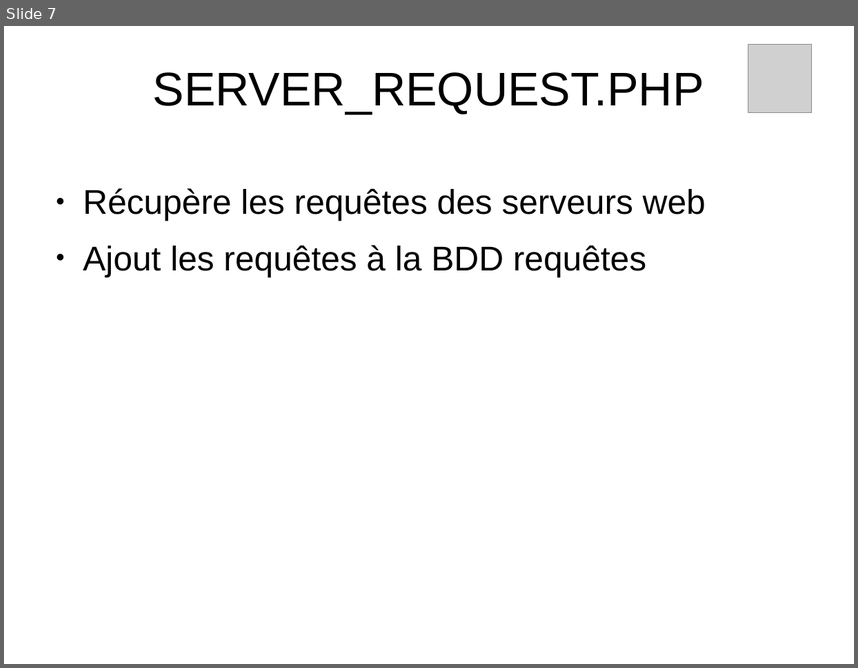
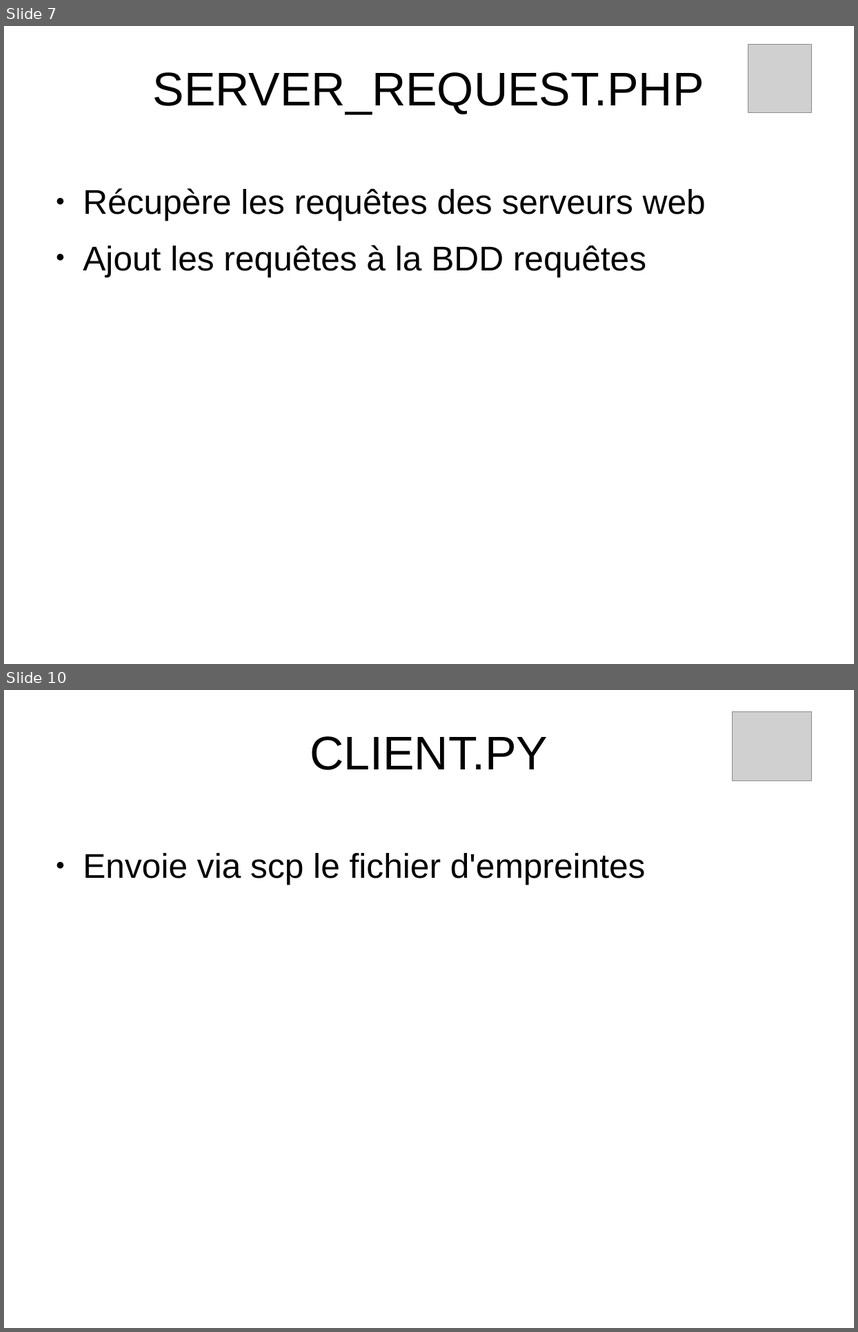
Before and after one commit to maximecohen2/secu_b3_TP-lab2, a slide deck: doc/Infrastructure.odp. Shown one above the other, each under a label of ours: slide 7 before the commit, slides 7 and 10 after it; the slides between them are not shown. The pictures are 858x668 and 858x1332 pixels, drawn with LibreOffice and Linux fonts; fonts in the diff are those of the drawing; grey boxes stand for pictures; background and template pictures are left out. Boxes give left, top, right and bottom in pixels: in the first picture for what was removed or moved away, otherwise in the second. Text is boxed around its words. In the diff, an @@ line names an element or a change of style, - is before the commit and + after.

```diff
--- a/doc/Infrastructure.odp
+++ b/doc/Infrastructure.odp
@@ slide 10 added at bbox=[4, 690, 854, 1328], background picture (left out) @@
@@ picture added at bbox=[733, 711, 812, 781] @@
@@ title added at bbox=[310, 736, 548, 770], 44 pt, text #000000 @@
+CLIENT.PY
@@ text added at bbox=[83, 853, 646, 885], 32 pt, text #000000 @@
+● Envoie via scp le fichier d'empreintes
```
Also in this commit, not shown: 5 slides changed, 3 other slides added.
